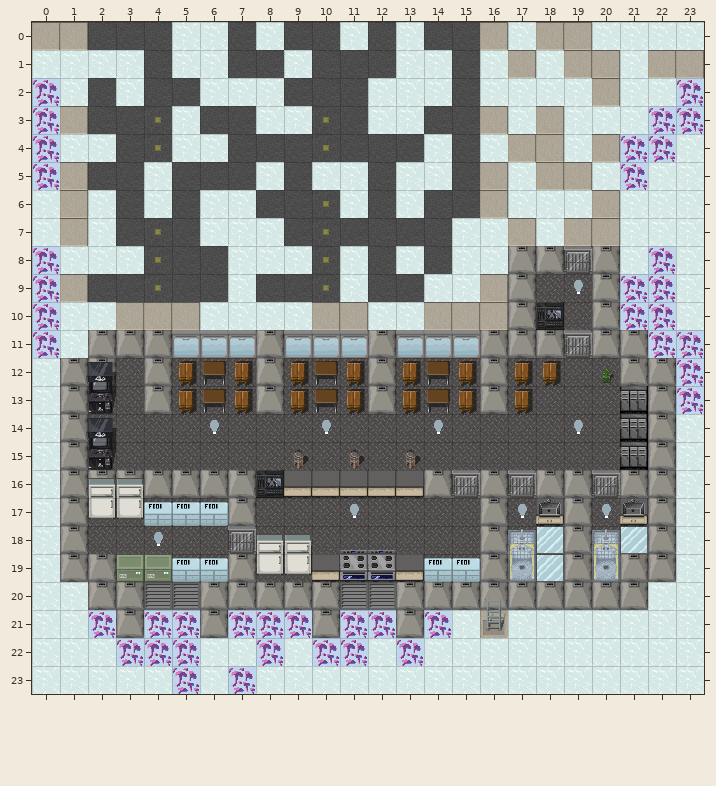
Tiled map, stored at 0.2/Maps/Saloon.tmx. The picture above is the old version.
Cells are 32x32 px. Shown: x 0..23, y 0..23.
And afterwards:
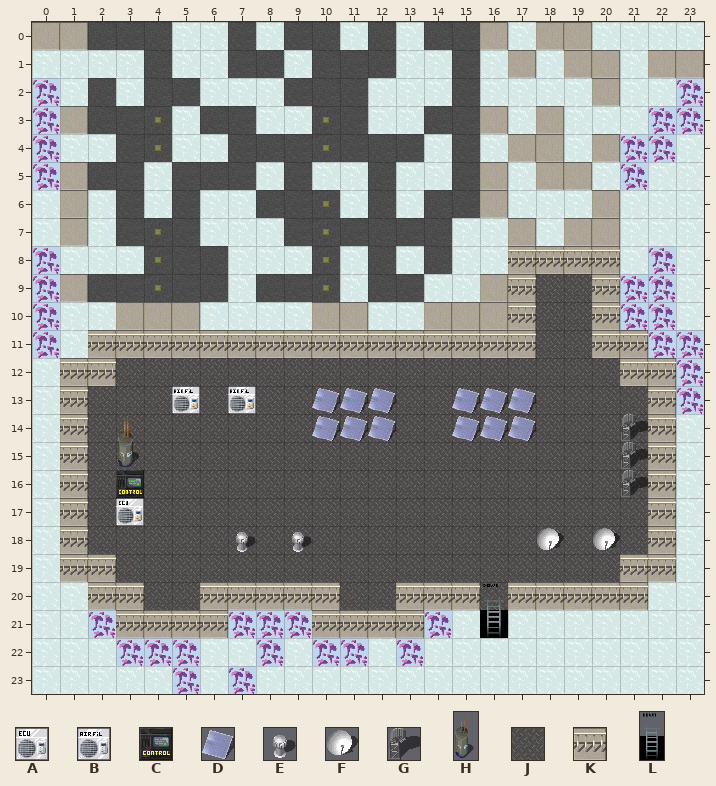
Key: from "Furniture_Normal": A 25, B 26, C 28, D 31, E 34, F 35, G 36; from "Furniture_Tall": H 4; from "Terrain_Floors": J 6, K 22; from "Terrains_Stairs": L 3.
_ is an empty cell.
Tiles of an added or newly shown layer are drawn over the layers below it.
From old to new:
Layer "01 Terrain" (now shown):
y 8: x 17..20 ____ -> KKKK
y 9: x 17 _ -> K; x 19..20 __ -> JK
y 10: x 17..18 __ -> KJ; x 20 _ -> K
y 11: x 2..21 ____________________ -> KKKKKKKKKKKKKKKKJJKK
y 12: x 1..2 __ -> KK; x 4..18 _______________ -> JJJJJJJJJJJJJJJ; x 20..22 ___ -> JKK
y 13: x 1..2 __ -> KJ; x 4..17 ______________ -> JJJJJJJJJJJJJJ; x 21..22 __ -> JK
y 14: x 1..3 ___ -> KJJ; x 6 _ -> J; x 10..12 ___ -> JJJ; x 14..17 ____ -> JJJJ; x 19 _ -> J; x 21..22 __ -> JK
y 15: x 1..3 ___ -> KJJ; x 9 _ -> J; x 11 _ -> J; x 13 _ -> J; x 21..22 __ -> JK
y 16: x 1..2 __ -> KJ; x 4..22 ___________________ -> JJJJJJJJJJJJJJJJJJK
y 17: x 1..7 _______ -> KJJJJJJ; x 11 _ -> J; x 16..22 _______ -> JJJJJJK
y 18: x 1 _ -> K; x 4 _ -> J; x 7..9 ___ -> JJJ; x 11..12 __ -> JJ; x 16..22 _______ -> JJJJJJK
y 19: x 1..22 ______________________ -> KKJJJJJJJJJJJJJJJJJJKK
y 20: x 2..21 ____________________ -> KKJJKKKKKJJKKKJKKKKK
y 21: x 3..6 ____ -> KKKK; x 10..13 ____ -> KKKK; x 16 _ -> L
Layer "01 Furniture" (now shown):
y 13: x 5 _ -> B; x 7 _ -> B; x 10..12 ___ -> DDD; x 15..17 ___ -> DDD
y 14: x 10..12 ___ -> DDD; x 15..17 ___ -> DDD; x 21 _ -> G
y 15: x 3 _ -> H; x 21 _ -> G
y 16: x 3 _ -> C; x 21 _ -> G
y 17: x 3 _ -> A
y 18: x 7 _ -> E; x 9 _ -> E; x 18 _ -> F; x 20 _ -> F
Where, in picture pixels (left, top, right, bottom), the same in both pictures:
added: (60, 246, 676, 638)
